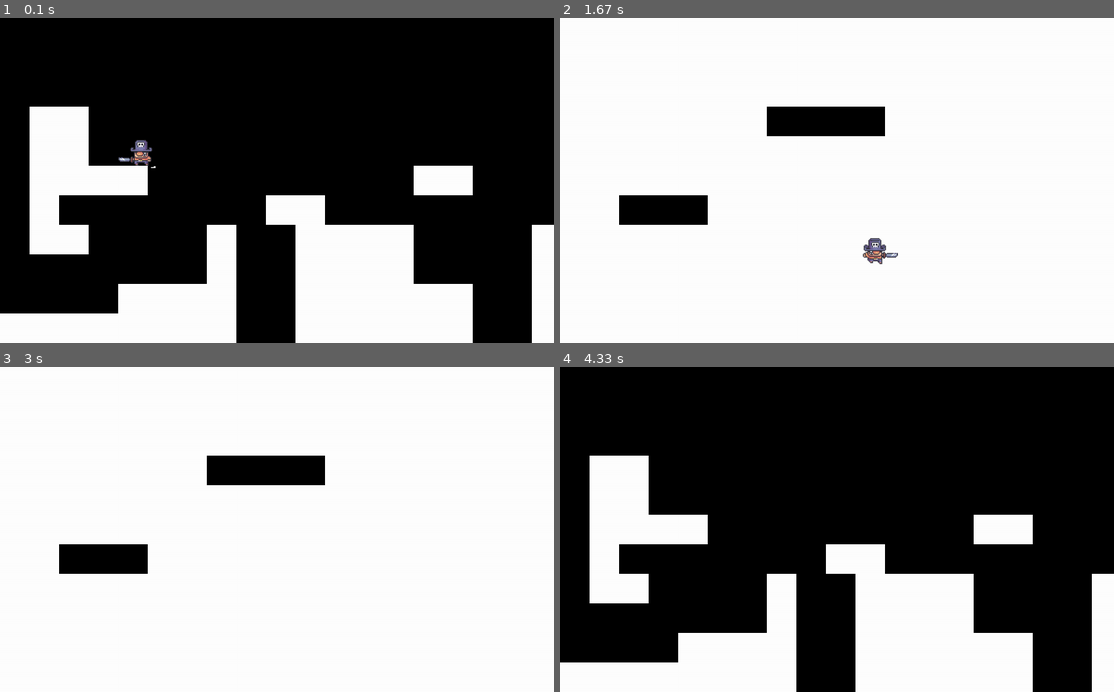
Above: before the commit, frames 1-4 (two rows, left to right).
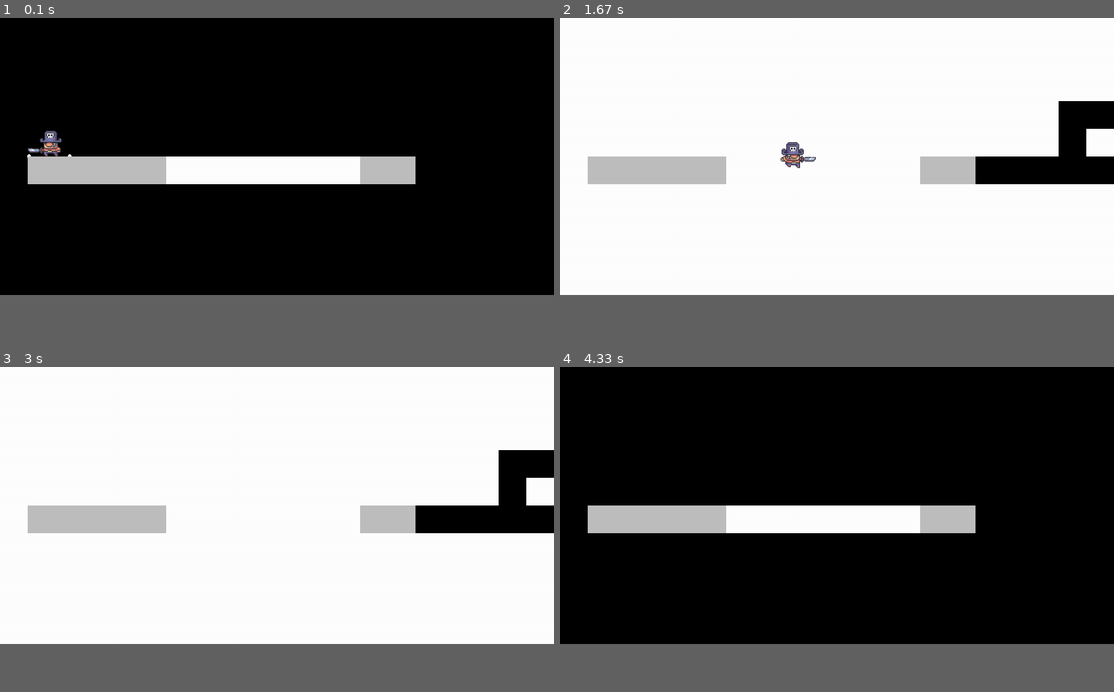
Above: after the commit, the same moments.

Repository: dreamcatstudios/pygame
Game: pygame game, started from 1 - logic/1 - Basic platformer/code/main.py
Same seed, same stepped clock (60 frames per second), same inputs: the game is played once before the commit and once after it.
Inputs:
- Up to frame 1 (0.1 s): no input
- Up to frame 2 (1.67 s): tap Y at 0.33, 1.32 s; hold Right 0.67-1.13 s; tap Space at 0.73, 1.03, 1.23, 1.53 s; tap U at 0.82 s; hold Right 1.17-1.63 s
- Up to frame 3 (3 s): hold Left 1.67-2.2 s; tap Space at 1.73, 2.03, 2.3, 2.6, 2.73 s; hold Left 2.23-2.63 s; tap U at 2.38 s; hold Right from 2.67 s (still down); tap Y at 2.82 s
- Up to frame 4 (4.33 s): tap Space at 3.03, 3.9, 4.2 s; release Right at 3.3 s; hold Right 3.83-4.3 s; tap U at 3.98 s
In our replay, the window is 900x528 before the commit and 900x450 after it. These sizes can differ from the game's own. Grey fills any space a smaller window leaves; there, only what the larger window draws over its background counts as a difference.

The runs differ from the first frame. In frame 1, 24% of the frame differs, in the area x 0-100%, y 27-100%; in frame 2, 10%; in frame 3, 9.8%; in frame 4, 24%.

Commit message:
Update settings.py

Diff:
--- a/1 - logic/1 - Basic platformer/code/settings.py
+++ b/1 - logic/1 - Basic platformer/code/settings.py
@@ -2,17 +2,17 @@
 '                            ',
 '                            ',
 '                            ',
-' XX    YYYY          XX    ',
-' XX P                       ',
-' XXXX         XX         XX ',
-' XYYY    XX              ',
-' XX    X  XXXX    XX  XX    ',
-'       X  XXXX    XX  XXX   ',
-'    XXXX  XXXXXX  XX  XXXX  ',
-'XXXXXXXX  XXXXXX  XX  XXXX  ']
+'                  YYYYYY',
+' P                Y    Y',
+' ZZZZZXXXXXXXZZYYYYYYYYXXXXZZZZZZZXXXXXXXXXXXXXXXX ',
+'                            ',
+'                            ',
+'                            ',
+'                            ',
+]
 
 
 
-tile_size = 64
+tile_size = 60
 screen_width = 1200
 screen_height = len(level_map) * tile_size
